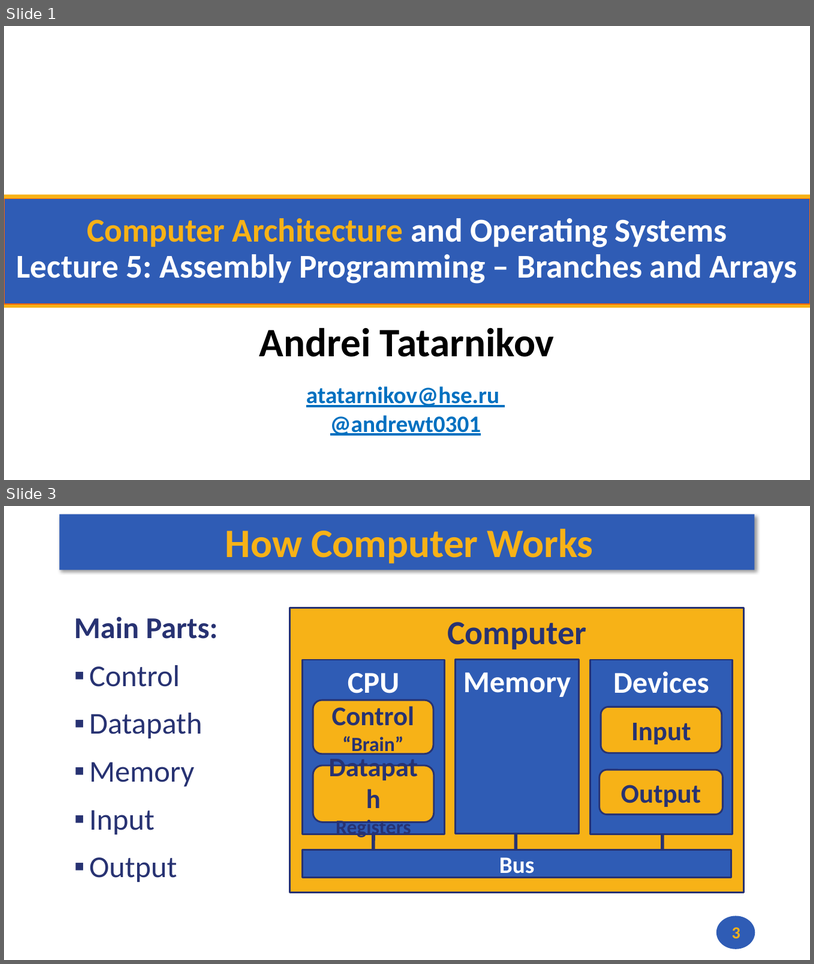
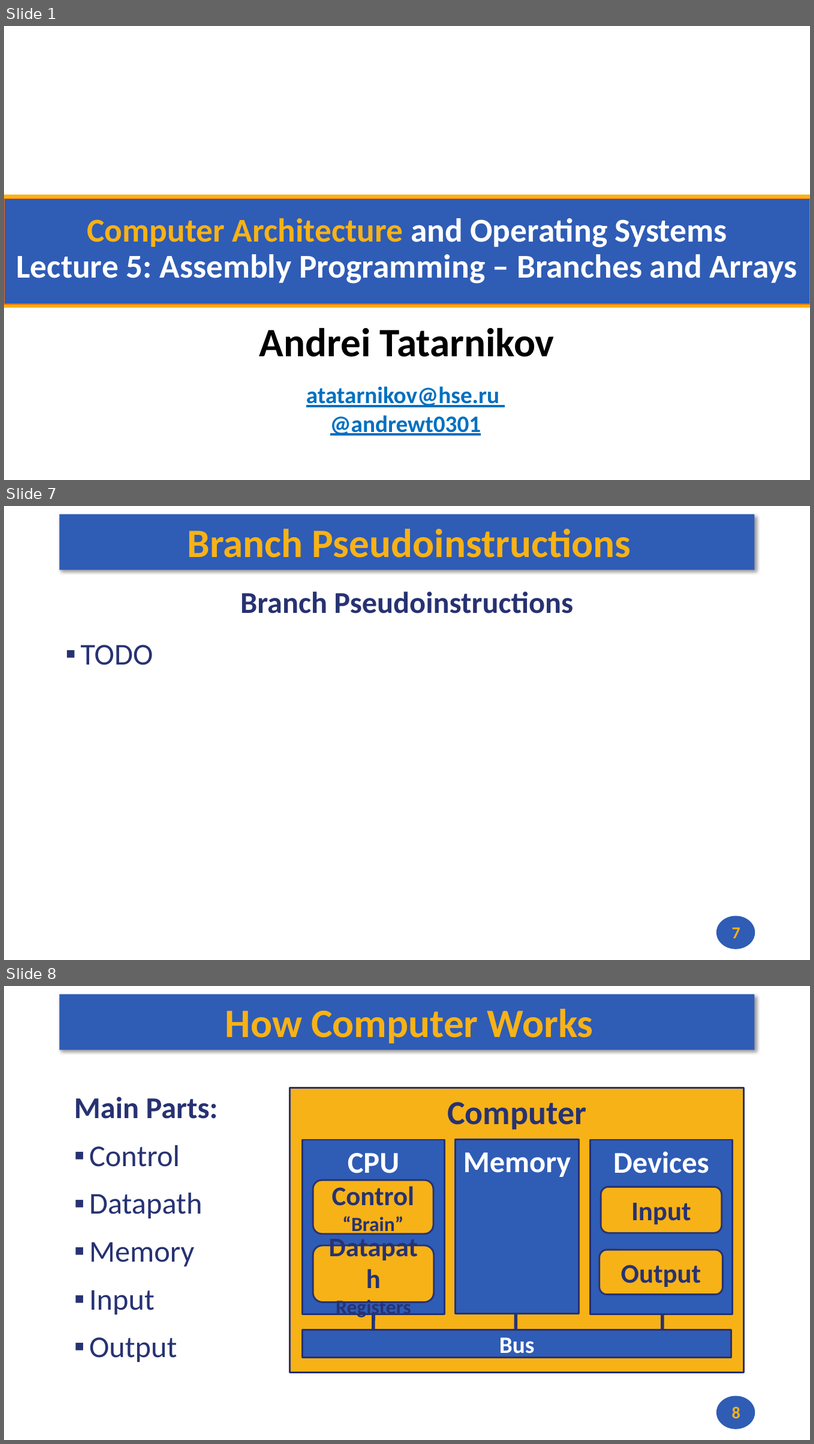
Before and after one commit to andrewt0301/hse-acos-course, a slide deck: docs/part1ca/05_MacrosBranchesArrays/CA_Lecture_05.pptx. Shown one above the other, each under a label of ours: slides 1 and 3 before the commit, slides 1, 7 and 8 after it; the slides between them are not shown. The pictures are 814x964 and 814x1444 pixels, drawn with LibreOffice and Linux fonts; fonts in the diff are those of the drawing; background and template pictures are left out. Boxes give left, top, right and bottom in pixels: in the first picture for what was removed or moved away, otherwise in the second. Text is boxed around its words. In the diff, an @@ line names an element or a change of style, - is before the commit and + after.

```diff
--- a/docs/part1ca/05_MacrosBranchesArrays/CA_Lecture_05.pptx
+++ b/docs/part1ca/05_MacrosBranchesArrays/CA_Lecture_05.pptx
@@ slide 7 added at <box>4,506,810,960</box>, background #FFFFFF; not listed: 2 template elements that a slide beside it also shows @@
@@ title added at <box>187,528,632,558</box>, 48 pt, text #F7B217, bold @@
+Branch Pseudoinstructions
@@ text added at <box>81,591,573,665</box>, 36 pt, text #273272, bold @@
+Branch Pseudoinstructions
+▪ TODO
@@ page number added at <box>732,927,741,938</box>, 20 pt, text #F7B217, bold @@
+7
@@ what was slide 3 is now slide 8 @@
@@ page number at <box>732,1406,741,1418</box>: text changed @@
-3
+8
```
Also in this commit, not shown: 1 slide changed, 4 other slides added, 3 other files.
